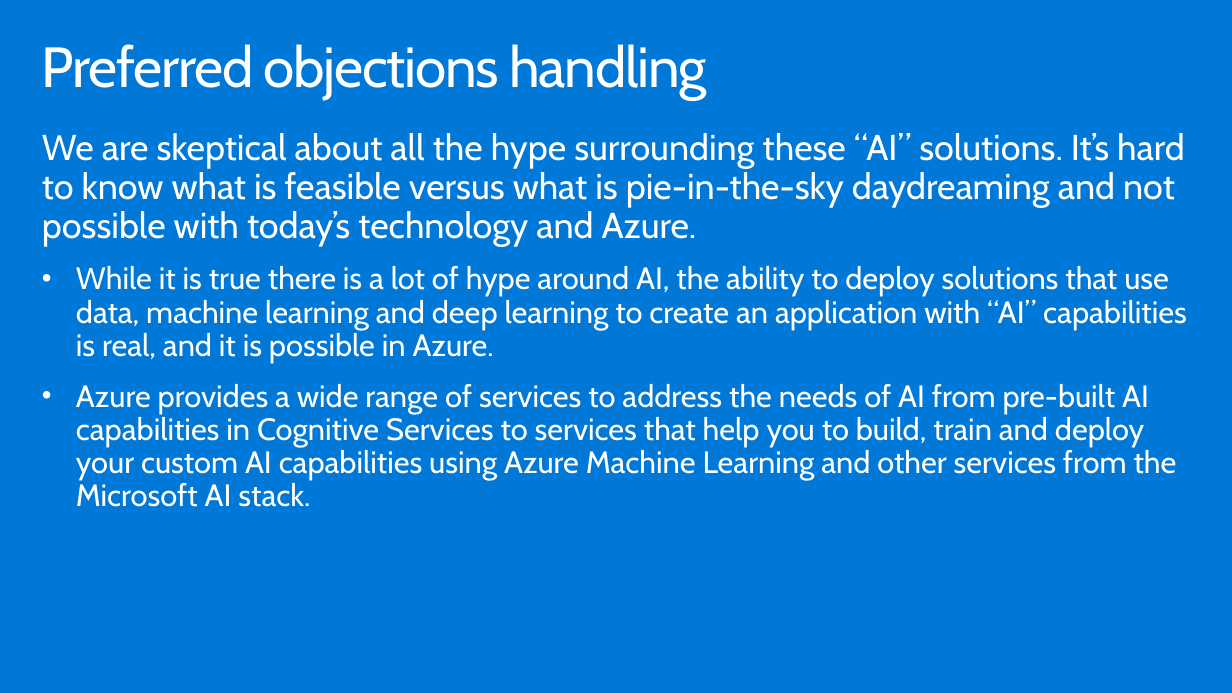
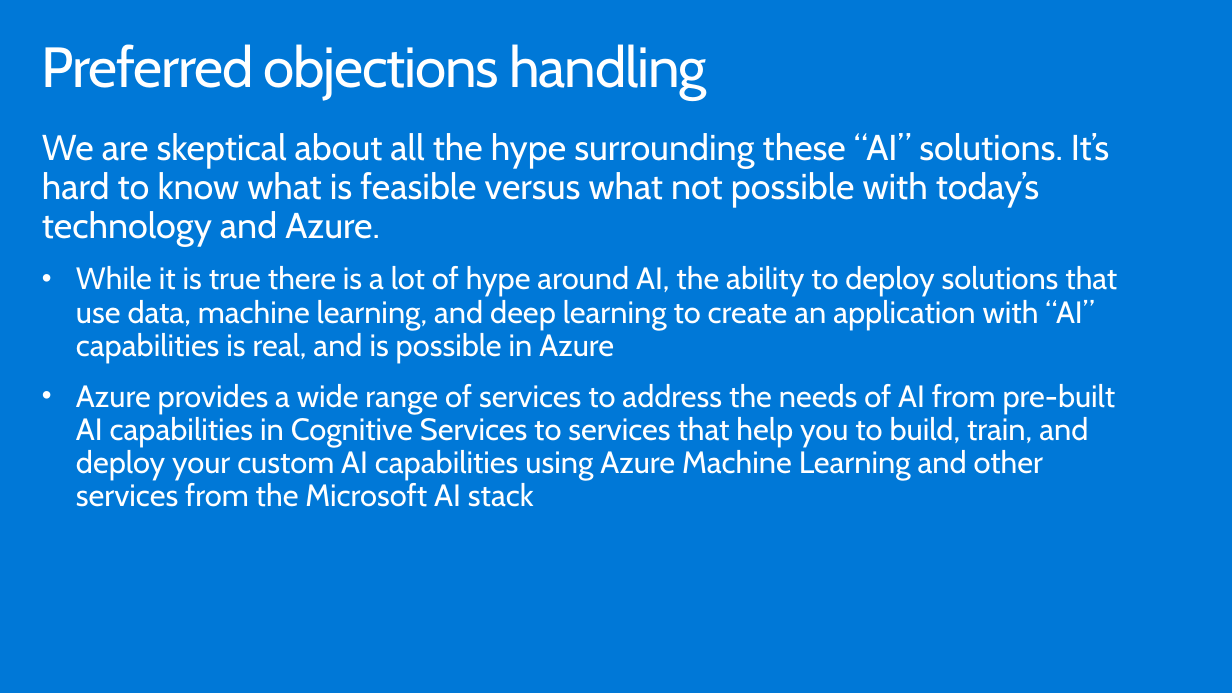
Before and after one commit to nenves/MCW-Cognitive-services-and-deep-learning, a slide deck: slide 29 of Whiteboard design session/WDS trainer presentation - Cognitive Services and deep learning.pptx. Drawn at 1232x693 pixels with LibreOffice and Linux fonts; fonts in the diff are those of the drawing. Boxes give left, top, right and bottom in pixels: in the first picture for what was removed or moved away, otherwise in the second. Text is boxed around its words. In the diff, an @@ line names an element or a change of style, - is before the commit and + after.

```diff
--- a/Whiteboard design session/WDS trainer presentation - Cognitive Services and deep learning.pptx
+++ b/Whiteboard design session/WDS trainer presentation - Cognitive Services and deep learning.pptx
@@ text at (x1=42, y1=133, x2=1117, y2=507): text changed @@
-We are skeptical about all the hype surrounding these “AI” solutions. It’s hard to know what is feasible versus what is pie-in-the-sky daydreaming and not possible with today’s technology and Azure.
-• While it is true there is a lot of hype around AI, the ability to deploy solutions that use data, machine learning and deep learning to create an application with “AI” capabilities is real, and it is possible in Azure.
-• Azure provides a wide range of services to address the needs of AI from pre-built AI capabilities in Cognitive Services to services that help you to build, train and deploy your custom AI capabilities using Azure Machine Learning and other services from the Microsoft AI stack.
+We are skeptical about all the hype surrounding these “AI” solutions. It’s hard to know what is feasible versus what not possible with today’s technology and Azure.
+• While it is true there is a lot of hype around AI, the ability to deploy solutions that use data, machine learning, and deep learning to create an application with “AI” capabilities is real, and is possible in Azure
+• Azure provides a wide range of services to address the needs of AI from pre-built AI capabilities in Cognitive Services to services that help you to build, train, and deploy your custom AI capabilities using Azure Machine Learning and other services from the Microsoft AI stack
```
Also in this commit, not shown: 22 other slides changed.
